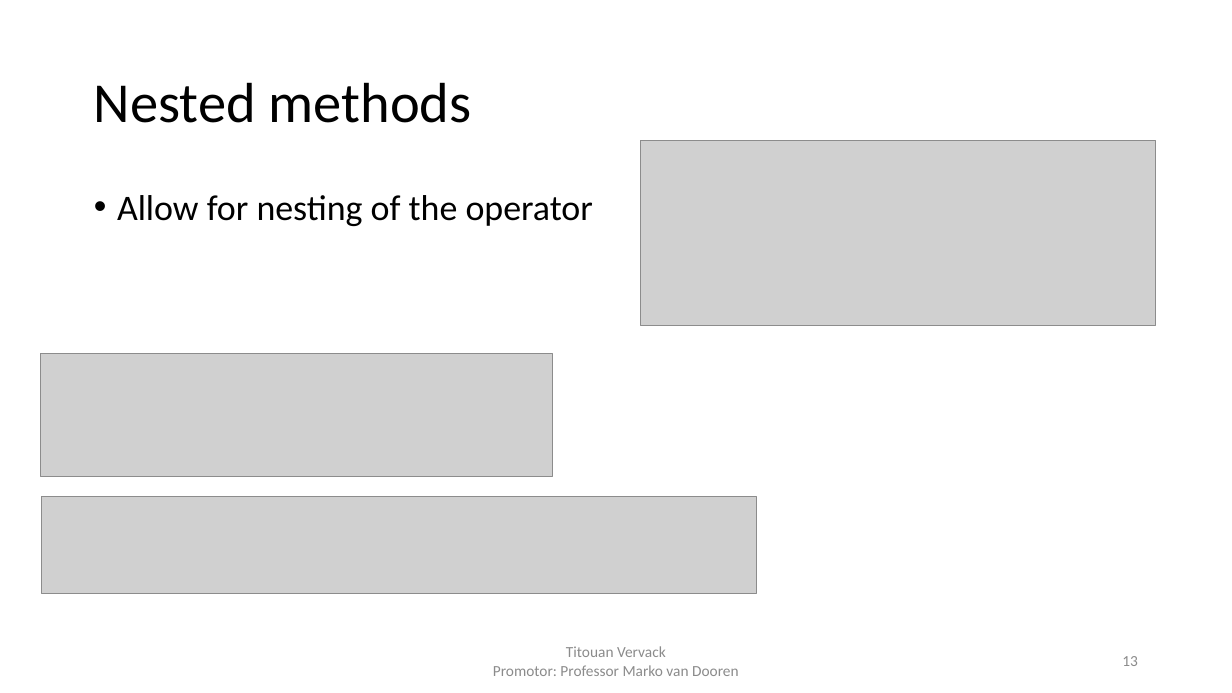
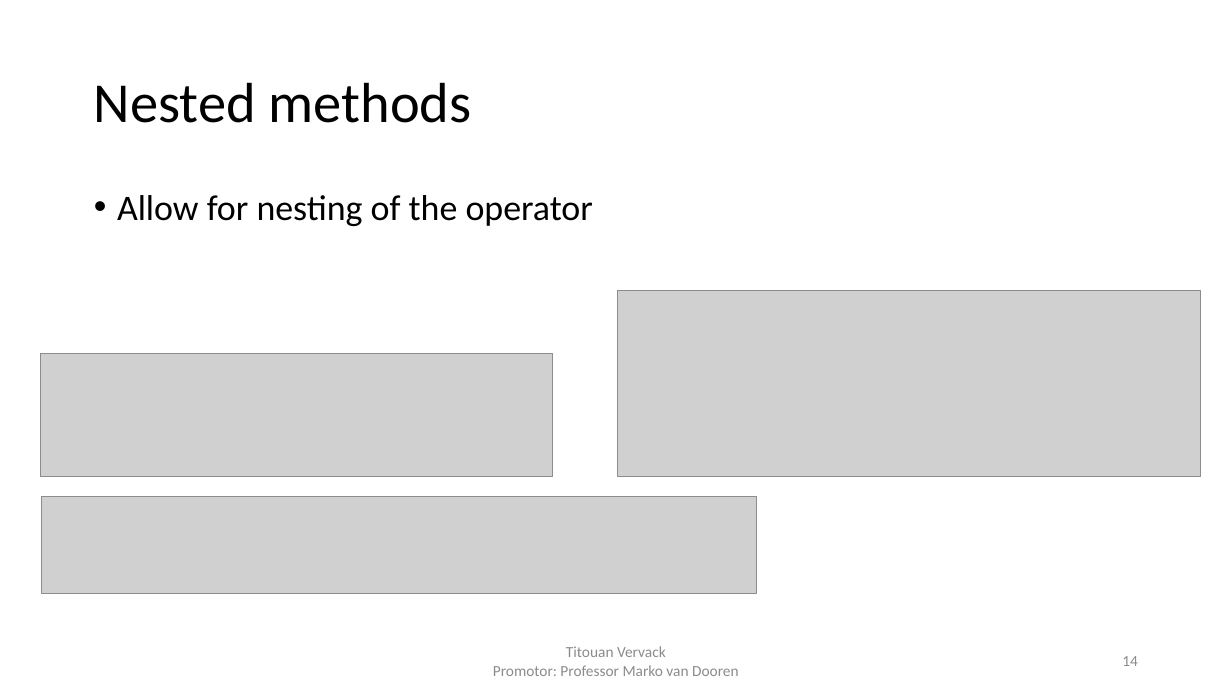
Before and after one commit to FlashYoshi/neio, a slide deck: slide 14 of presentation/Intermediate Presentation.pptx (slide 13 before the commit). Drawn at 1232x693 pixels with LibreOffice and Linux fonts; fonts in the diff are those of the drawing; grey boxes stand for pictures. Boxes give left, top, right and bottom in pixels: in the first picture for what was removed or moved away, otherwise in the second. Text is boxed around its words. In the diff, an @@ line names an element or a change of style, - is before the commit and + after.

```diff
--- a/presentation/Intermediate Presentation.pptx
+++ b/presentation/Intermediate Presentation.pptx
@@ picture removed at (640,140,1156,325) @@
@@ picture added at (617,291,1201,477) @@
@@ page number at (1122,656,1138,666): text changed @@
-13
+14
```
Also in this commit, not shown: 2 other slides changed, 2 slides added, 7 other files.
